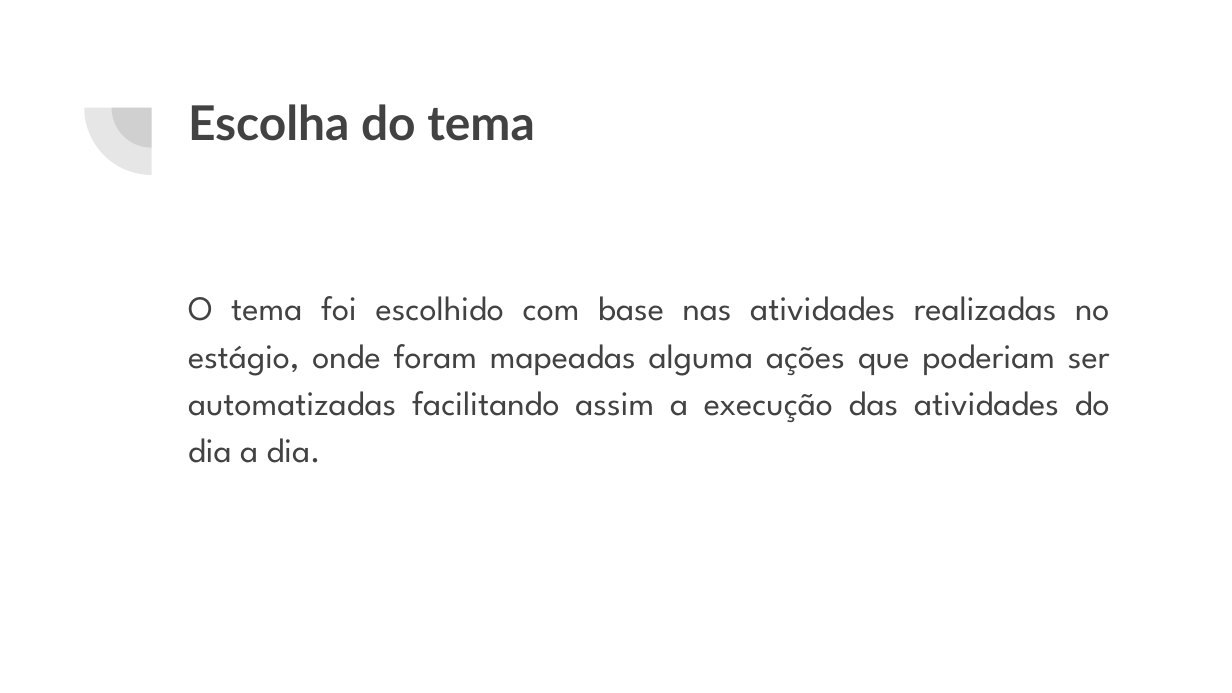
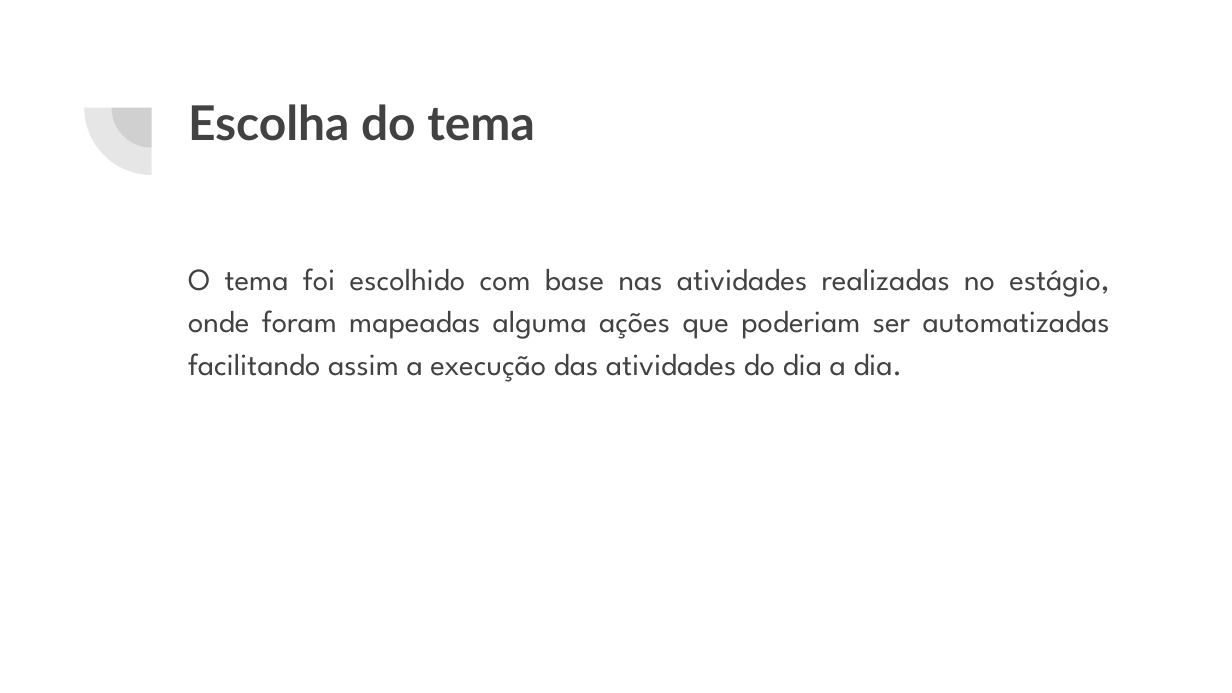
Before and after one commit to adrianhideki/sindex, a slide deck: slide 2 of docs/Apresentação TCC.pptx. Drawn at 1232x693 pixels with LibreOffice and Linux fonts; fonts in the diff are those of the drawing. Boxes give left, top, right and bottom in pixels: in the first picture for what was removed or moved away, otherwise in the second. Text is boxed around its words. In the diff, an @@ line names an element or a change of style, - is before the commit and + after.

```diff
--- a/docs/Apresentação TCC.pptx
+++ b/docs/Apresentação TCC.pptx
@@ text "O tema foi escolhido com ...": place and size @@
-text "O tema foi escolhido com ..." at <box>188,296,1110,463</box>
+text "O tema foi escolhido com ..." at <box>188,268,1110,382</box>
@@ text "O tema foi escolhido com ..." at <box>188,268,1110,382</box>: size 20 to 18 pt @@
```
Also in this commit, not shown: 4 other slides changed, 8 slides added, 1 other file.
